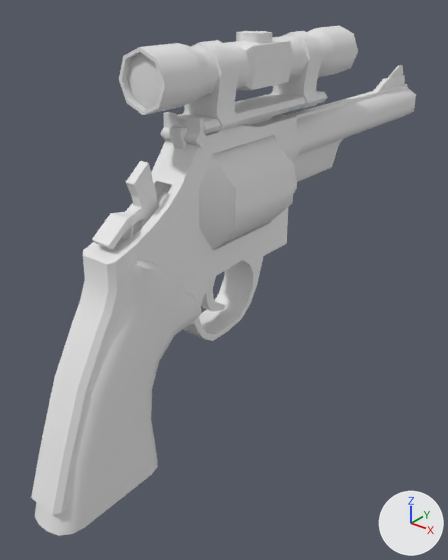
The OBJ model src/main/resources/assets/hbm/models/weapons/novac.obj: old version first, new version second.
Rendered twice from a 50 mm camera at (2.46, -3.58, 1.78) aimed at (-0.12, -0.35, -0.22). Arrows for +X, +Y and +Z are at lower right; the lights stay in place. The older version comes first. Where no turn or scale is listed for an object, it has been applied to the vertices. Vertices at exactly the same position are counted once.

The older version as bpy lines, for what is in view:
```python
me_body = bpy.data.meshes.new('Body')
me_body.from_pydata(...)  # 376 vertices, 736 faces; spans x -0.3..0.3, y -2.18..2.19, z -1.09..1.07
me_cylinder = bpy.data.meshes.new('Cylinder')
me_cylinder.from_pydata(...)  # an 8-sided cylinder along y spanning x -0.304..0.304, y -0.775..-0.137, z 0.228..0.837
me_hammer = bpy.data.meshes.new('Hammer')
me_hammer.from_pydata(...)  # 32 vertices, 60 faces; spans x -0.068..0.068, y -1.572..-1.114, z 0.259..0.866
me_scope = bpy.data.meshes.new('Scope')
me_scope.from_pydata(...)  # 296 vertices, 568 faces; spans x -0.2..0.17, y -1.2..0.88, z 0.87..1.48
ob_body = bpy.data.objects.new('Body', me_body)
ob_body.location = (0.0, 0.0, 0.0)
ob_cylinder = bpy.data.objects.new('Cylinder', me_cylinder)
ob_cylinder.location = (0.0, 0.0, 0.0)
ob_hammer = bpy.data.objects.new('Hammer', me_hammer)
ob_hammer.location = (0.0, 0.0, 0.0)
ob_scope = bpy.data.objects.new('Scope', me_scope)
ob_scope.location = (0.0, 0.0, 0.0)
```
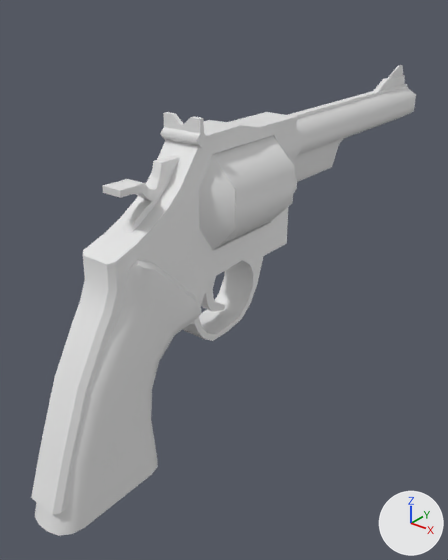
The edits, one by one:
me_body is used by ob_body; location (0.0, 0.0, 0.0).
me_body had 376 vertices, 736 faces and spanned x -0.3..0.3, y -2.18..2.19, z -1.09..1.07.
me_body now has 386 vertices, 752 faces and spans x -0.3..0.3, y -2.18..2.19, z -1.09..1.07.
Part 1, on me_body:
16 vertices are removed from x -0.07..0.07, y -1.43..-1.01, z 0.4..0.71.
40 faces are deleted.
8 new faces join them.
Other edits to the shape of me_body do not show in these pictures.
me_hammer is used by ob_hammer; location (0.0, 0.0, 0.0).
me_hammer had 32 vertices, 60 faces and spanned x -0.068..0.068, y -1.572..-1.114, z 0.259..0.866.
me_hammer now has 32 vertices, 60 faces and spans x -0.068..0.068, y -1.465..-0.953, z 0.477..0.843.
me_hammer part 2: 32 of 32 vertices moved; they spanned x -0.068..0.068, y -1.572..-1.114, z 0.259..0.866 and now span x -0.068..0.068, y -1.465..-0.953, z 0.477..0.843; mean shift (0.0, 0.095, 0.136).
Object 'Scope' (ob_scope) is deleted.

Location of each change, (x1, y1, x2, y2) in pixels of the pictures (448 x 560 px):
'Scope', deleted: before (119, 25, 358, 150)
'Hammer', reshaped: before (92, 161, 159, 249); after (102, 156, 180, 233)
part 1 of me_body, reshaped: before (106, 145, 199, 264); after (105, 145, 199, 264)
